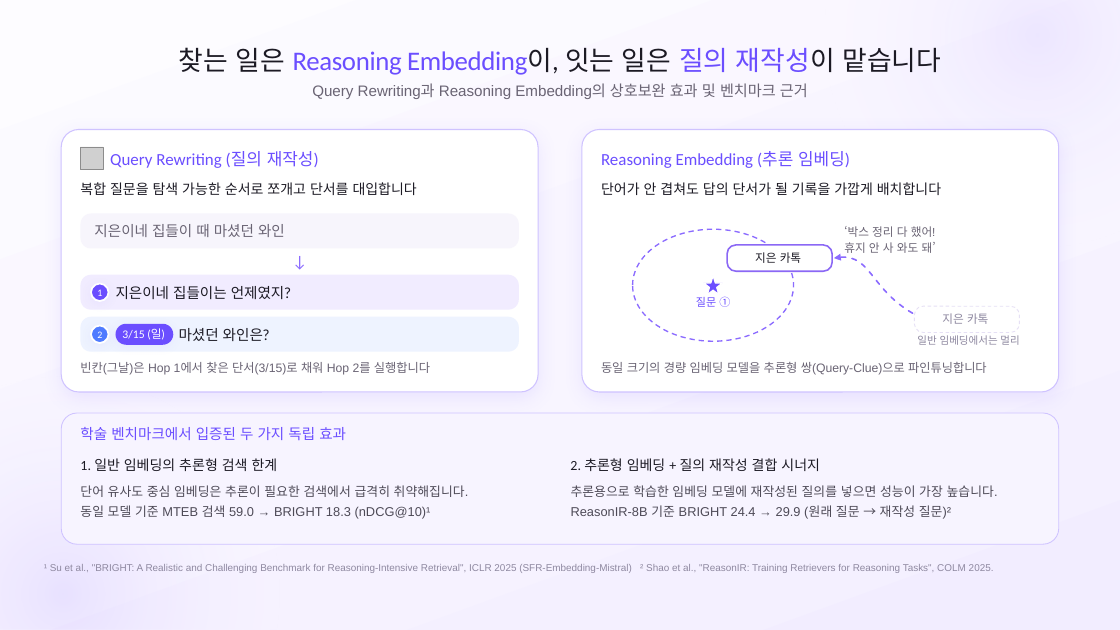
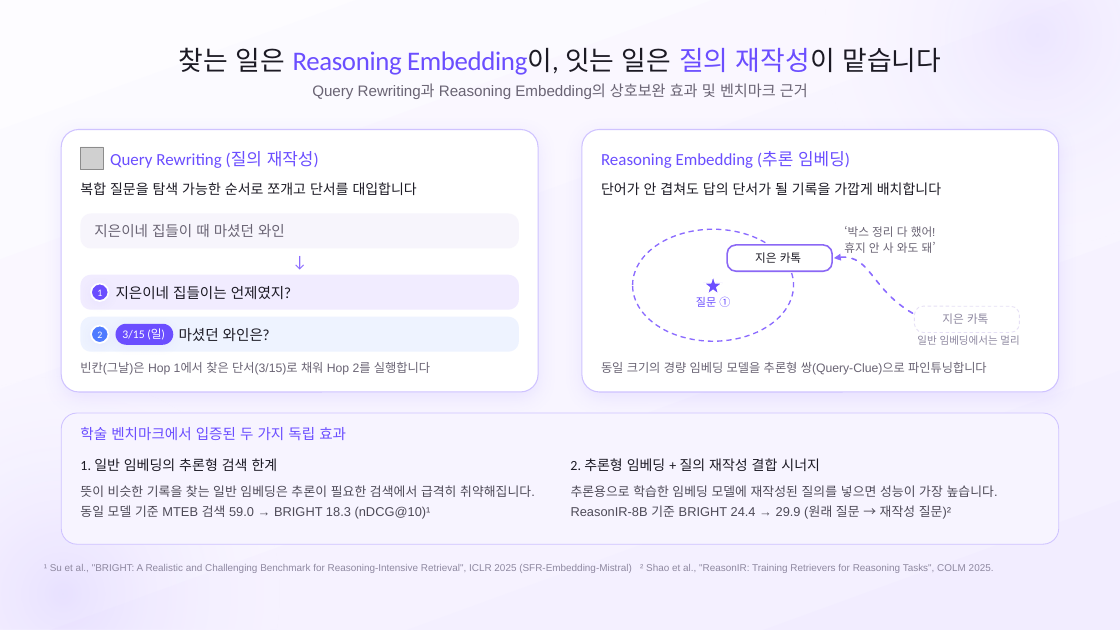
Before and after one commit to SB-Jo/t3, a slide deck: slide 21 of weave/결선준비/09_HowItWorks/HowItWorks_Argon_claude.pptx. Drawn at 1120x630 pixels with LibreOffice and Linux fonts; fonts in the diff are those of the drawing; grey boxes stand for pictures; background and template pictures are left out. Boxes give left, top, right and bottom in pixels: in the first picture for what was removed or moved away, otherwise in the second. Text is boxed around its words. In the diff, an @@ line names an element or a change of style, - is before the commit and + after.

```diff
--- a/weave/결선준비/09_HowItWorks/HowItWorks_Argon_claude.pptx
+++ b/weave/결선준비/09_HowItWorks/HowItWorks_Argon_claude.pptx
@@ text at (80,485,535,497): text changed @@
-단어 유사도 중심 임베딩은 추론이 필요한 검색에서 급격히 취약해집니다.
+뜻이 비슷한 기록을 찾는 일반 임베딩은 추론이 필요한 검색에서 급격히 취약해집니다.
```
Also in this commit, not shown: 8 other slides changed, 1 slide added, 10 other files.
